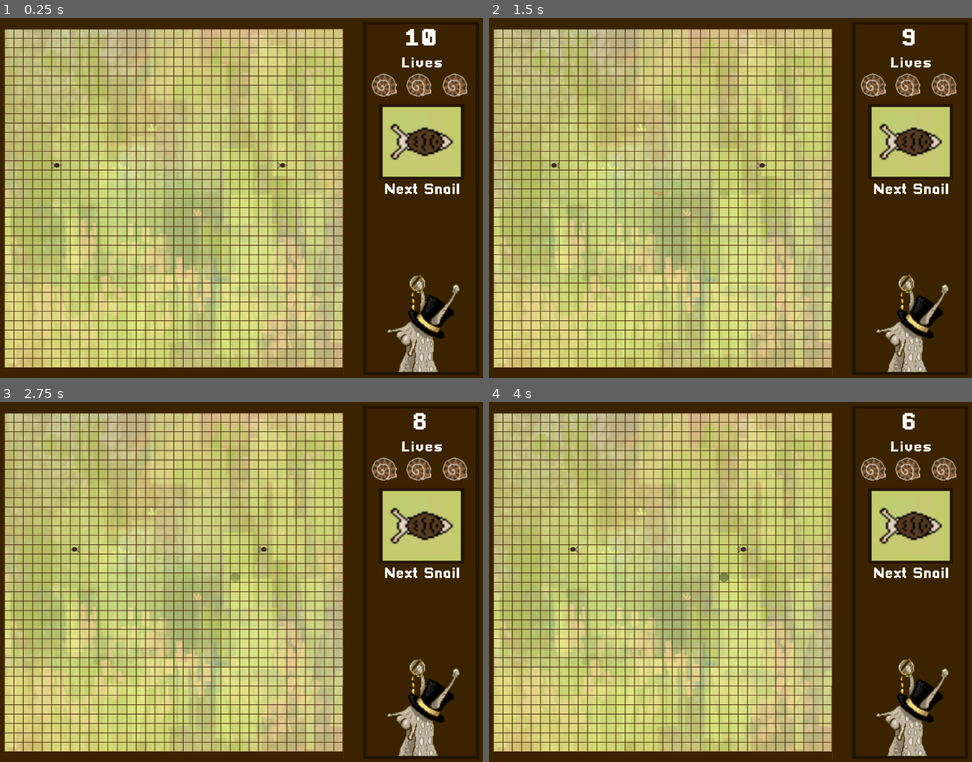
Above: before the commit, frames 1-4 (two rows, left to right).
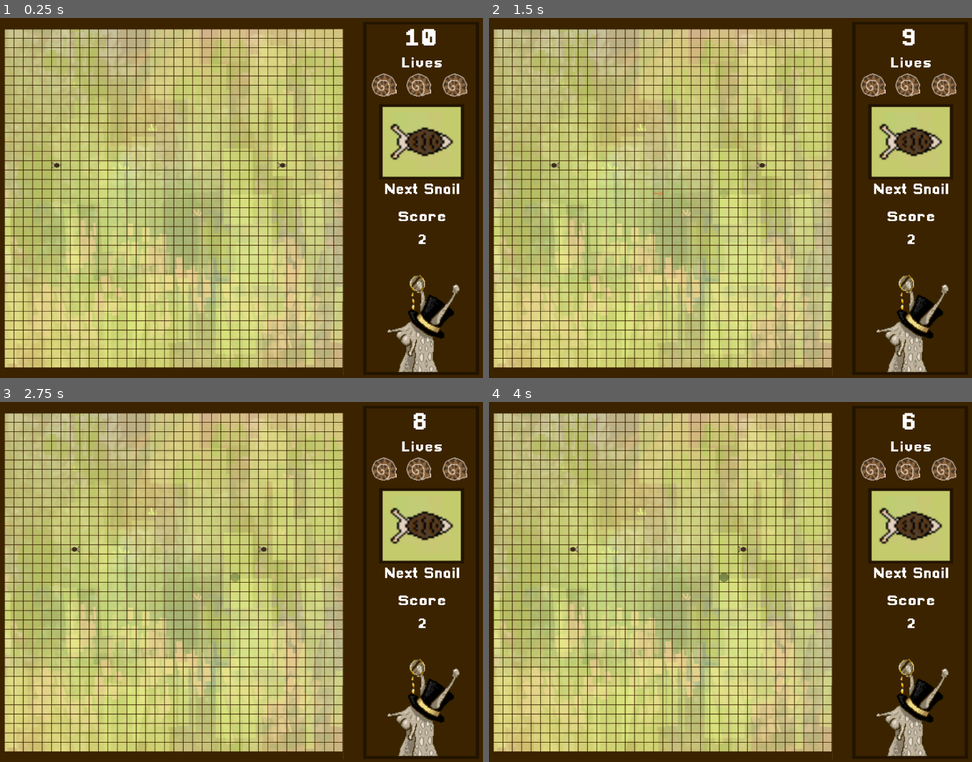
Above: after the commit, the same moments.

Repository: RNairn01/LD-51
Game: Godot game, scene res://scenes/screens/play_screen.tscn
Two runs of this game, one before a commit and one after it. Both use one fixed random seed, a clock stepped at 60 frames per second and the inputs below. Sound files missing from this copy of the repository are replaced by a short silence.
Inputs (mouse positions are in pixels of both pictures, inside the frame that each line leads up to):
- Up to frame 1 (0.25 s): no input
- Up to frame 2 (1.5 s): tap Enter at 0.5 s; move the mouse to (662, 198) at 0.52 s; click (662, 198) at 0.6 s; tap Space at 1.25 s; move the mouse to (658, 194) at 1.27 s; right-click (658, 194) at 1.35 s; click (658, 194) at 1.42 s
- Up to frame 3 (2.75 s): move the mouse to (67, 549) at 2.02 s; click (67, 549) at 2.1 s
- Up to frame 4 (4 s): tap Enter at 2.75 s; move the mouse to (754, 549) at 2.77 s; right-click (754, 549) at 2.85 s; click (754, 549) at 2.92 s; tap Space at 3.5 s; move the mouse to (885, 636) at 3.52 s; click (885, 636) at 3.6 s

The runs differ from the first frame. In frame 1, 0.2% of the frame differs, in the area x 82-93%, y 53-63%; in frame 2, 0.2%; in frame 3, 0.2%; in frame 4, 0.2%.

Commit message:
Add score system

Diff:
--- a/scenes/screens/play_screen.tscn
+++ b/scenes/screens/play_screen.tscn
@@ -25,6 +25,7 @@
 [ext_resource path="res://assets/sprites/test_circle.png" type="Texture" id=23]
 [ext_resource path="res://assets/sprites/life_active.png" type="Texture" id=24]
 [ext_resource path="res://scripts/life_counter.gd" type="Script" id=25]
+[ext_resource path="res://scripts/score_display.gd" type="Script" id=26]
 
 [sub_resource type="Animation" id=3]
 length = 0.001
@@ -259,6 +260,36 @@
 scale = Vector2( 1.97295, 2.5 )
 texture = ExtResource( 24 )
 
+[node name="ScoreDisplay" type="Control" parent="UI/SidePanel"]
+margin_left = -128.354
+margin_top = 32.0
+margin_right = 124.646
+margin_bottom = 202.0
+script = ExtResource( 26 )
+__meta__ = {
+"_edit_group_": true
+}
+
+[node name="ScoreLabel" type="Label" parent="UI/SidePanel/ScoreDisplay"]
+margin_left = 23.949
+margin_top = 10.0
+margin_right = 236.949
+margin_bottom = 58.0
+custom_fonts/font = ExtResource( 19 )
+text = "Score"
+align = 1
+valign = 1
+
+[node name="ScoreDisplayLabel" type="Label" parent="UI/SidePanel/ScoreDisplay"]
+margin_left = 24.0
+margin_top = 64.0
+margin_right = 237.0
+margin_bottom = 160.0
+custom_fonts/font = ExtResource( 19 )
+text = "9999"
+align = 1
+valign = 1
+
 [node name="CanvasLayer" type="CanvasLayer" parent="UI"]
 layer = 0
 follow_viewport_enable = true
--- a/scripts/game_state_manager.gd
+++ b/scripts/game_state_manager.gd
@@ -6,10 +6,12 @@
 var game_can_end = true
 var is_game_paused = false
 var can_unpause = true
+var current_score = 2
 
 signal game_pause
 signal game_unpause
 signal life_lost
+signal score_increase
 
 
 func _ready():
@@ -32,6 +34,10 @@
 		is_game_paused = true
 		emit_signal("game_pause")
 
+func increase_score():
+	current_score += 1
+	emit_signal("score_increase", current_score)
+
 func _lose_life():
 	lives_remaining -= 1
 	emit_signal("life_lost", lives_remaining)
--- /dev/null
+++ b/scripts/score_display.gd
@@ -0,0 +1,11 @@
+extends Control
+
+onready var game_state_manager = get_node("/root/Node2D/GameStateManager")
+onready var score_display = $ScoreDisplayLabel
+
+func _ready():
+	score_display.text = str(game_state_manager.current_score)
+	game_state_manager.connect("score_increase", self, "_increase_score")
+
+func _increase_score(new_score):
+	score_display.text = str(new_score)
--- a/scripts/snail_order_manager.gd
+++ b/scripts/snail_order_manager.gd
@@ -49,6 +49,9 @@
 	next.position = next_spawn_pos
 	next.snail_direction = get_snail_initial_direction()
 	game_parent.add_child(next)
+
+	#Increase score
+	game_state_manager.increase_score()
 
 	#Set up next snail
 	next = snail_order.pop_front().instance()
Not shown: 1 places in scenes/screens/play_screen.tscn that only renumber resources
